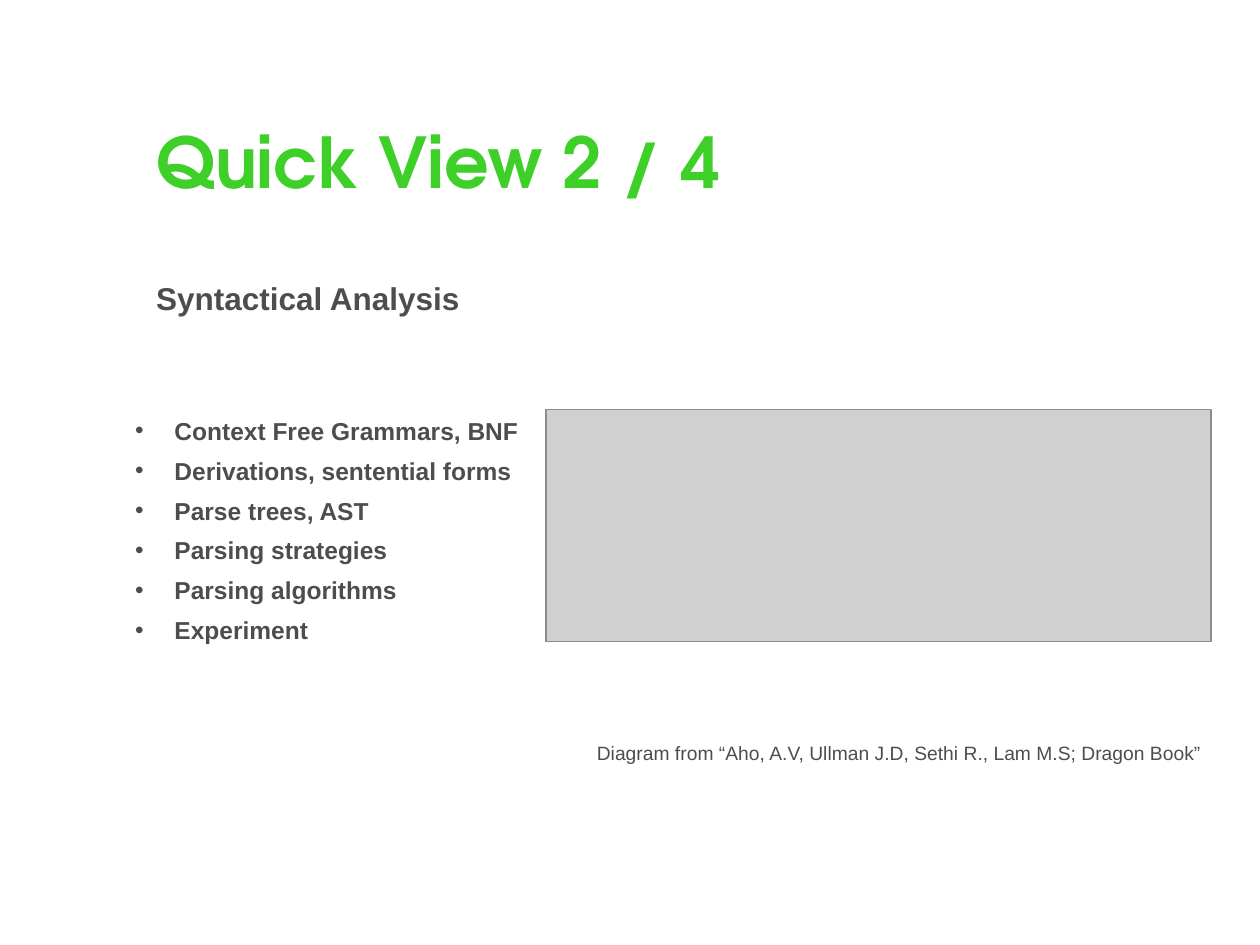
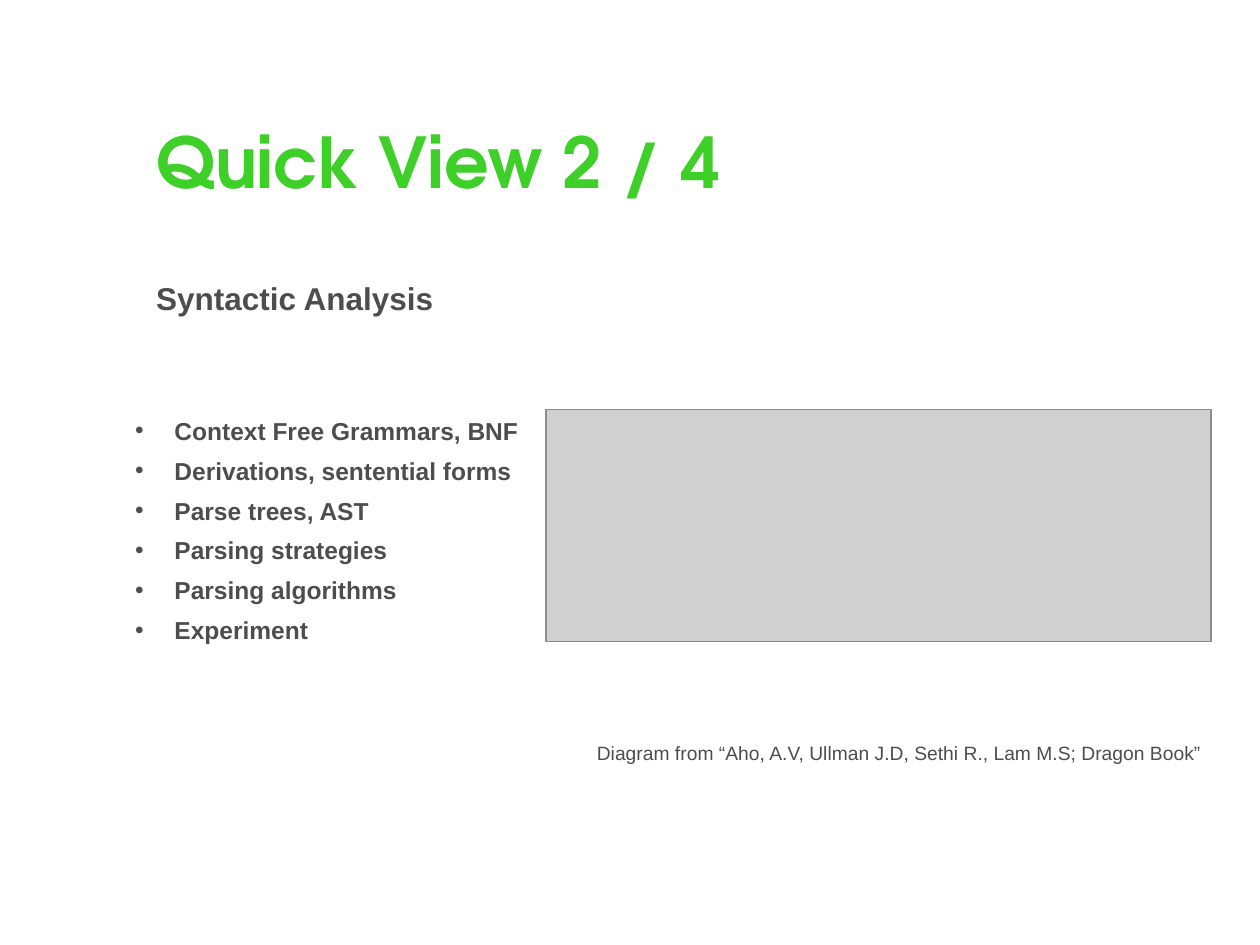
Before and after one commit to auotomaton/ceng444-spring2024, a slide deck: slide 17 of lectures/Lecture01/Lecture01.pptx. Drawn at 1260x945 pixels with LibreOffice and Linux fonts; fonts in the diff are those of the drawing; grey boxes stand for pictures; background and template pictures are left out. Boxes give left, top, right and bottom in pixels: in the first picture for what was removed or moved away, otherwise in the second. Text is boxed around its words. In the diff, an @@ line names an element or a change of style, - is before the commit and + after.

```diff
--- a/lectures/Lecture01/Lecture01.pptx
+++ b/lectures/Lecture01/Lecture01.pptx
@@ text at [156,287,433,316]: text changed @@
-Syntactical Analysis
+Syntactic Analysis
```
Also in this commit, not shown: 2 other files.
